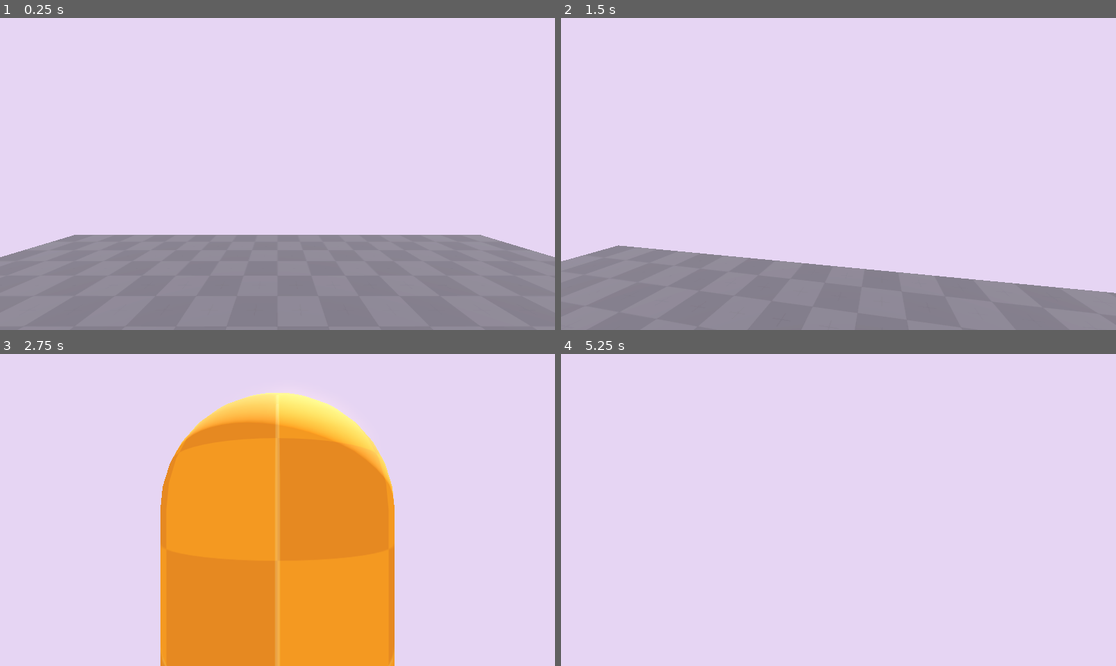
Above: before the commit, frames 1-4 (two rows, left to right).
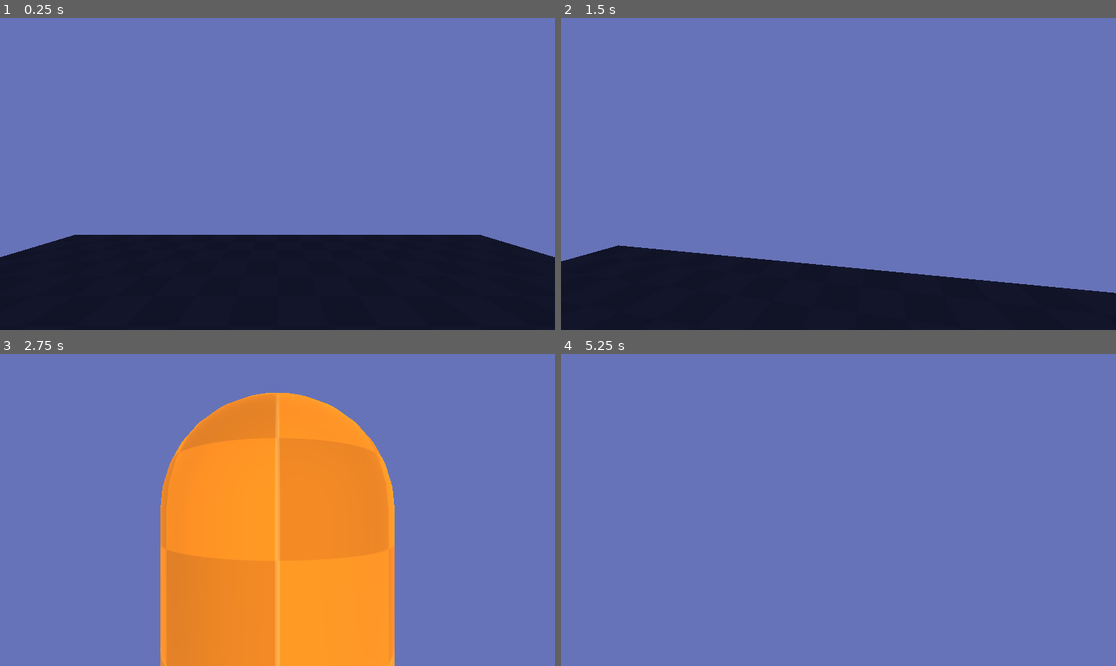
Above: after the commit, the same moments.

Repository: FroggLeo/driving-game
Game: Godot game, scene res://world.tscn
Same seed, same stepped clock (60 frames per second), same inputs: the game is played once before the commit and once after it.
Inputs (mouse positions are in pixels of both pictures, inside the frame that each line leads up to):
- Up to frame 1 (0.25 s): no input
- Up to frame 2 (1.5 s): tap Enter at 0.5 s; move the mouse to (866, 174) at 0.52 s; hold Right mouse button (move_camera) 0.53-1.28 s; hold W (move_forward) from 0.53 s (still down); tap Space (jump) at 0.77 s; move the mouse to (810, 174) at 1.27 s; tap Mouse wheel up (zoom_in) at 1.35 s
- Up to frame 3 (2.75 s): keep holding W (move_forward); tap Space (jump) at 1.52 s; move the mouse to (288, 503) at 2.02 s; hold Mouse wheel down (zoom_out) from 2.03 s (still down)
- Up to frame 4 (5.25 s): move the mouse to (810, 572) at 2.77 s; release Mouse wheel down (zoom_out) at 2.78 s; tap Alt at 2.85 s; tap Space (jump) at 3.02, 3.5, 3.77, 4.52 s; move the mouse to (1005, 556) at 3.52 s; release W (move_forward) at 3.53 s; hold A (move_left) 3.53-5.03 s; tap Shift at 3.6 s; move the mouse to (672, 463) at 4.27 s; right-click (672, 463) at 4.35 s; tap Enter at 5 s; move the mouse to (866, 510) at 5.02 s; hold S (move_back) from 5.03 s (still down); hold Mouse wheel up (zoom_in) from 5.03 s (still down)

The runs differ from the first frame. In frame 1, 100% of the frame differs, in the area x 0-100%, y 0-100%; in frame 2, 100%; in frame 3, 69%; in frame 4, 100%.

Commit message:
add sun and moon for environment

Diff:
--- /dev/null
+++ b/godot_project/environment/sky.gd
@@ -0,0 +1,11 @@
+extends WorldEnvironment
+
+
+# Called when the node enters the scene tree for the first time.
+func _ready() -> void:
+	pass # Replace with function body.
+
+
+# Called every frame. 'delta' is the elapsed time since the previous frame.
+func _process(delta: float) -> void:
+	pass
--- /dev/null
+++ b/godot_project/environment/sky.gdshader
@@ -0,0 +1,7 @@
+shader_type sky;
+
+uniform vec3 skyColor : source_color;
+
+void sky() {
+	COLOR = skyColor;
+}
--- /dev/null
+++ b/godot_project/environment/sky.tscn
@@ -0,0 +1,40 @@
+[gd_scene load_steps=7 format=3 uid="uid://cmvvu0pixwdta"]
+
+[ext_resource type="Shader" uid="uid://c74ktvjqn23l7" path="res://environment/sky.gdshader" id="1_gr5xt"]
+[ext_resource type="Script" uid="uid://bhq4nv4os3os0" path="res://environment/sky.gd" id="2_dptxg"]
+
+[sub_resource type="ShaderMaterial" id="ShaderMaterial_gr5xt"]
+shader = ExtResource("1_gr5xt")
+shader_parameter/skyColor = Color(0.40432602, 0.4500072, 0.72233397, 1)
+
+[sub_resource type="Sky" id="Sky_dptxg"]
+sky_material = SubResource("ShaderMaterial_gr5xt")
+
+[sub_resource type="Environment" id="Environment_py8sg"]
+background_mode = 2
+sky = SubResource("Sky_dptxg")
+ambient_light_source = 3
+
+[sub_resource type="SphereMesh" id="SphereMesh_gr5xt"]
+
+[node name="sky" type="WorldEnvironment"]
+environment = SubResource("Environment_py8sg")
+script = ExtResource("2_dptxg")
+
+[node name="sun" type="Node3D" parent="."]
+
+[node name="MeshInstance3D" type="MeshInstance3D" parent="sun"]
+transform = Transform3D(1, 0, 0, 0, 1, 0, 0, 0, 1, 0, 0, 3)
+mesh = SubResource("SphereMesh_gr5xt")
+
+[node name="DirectionalLight3D" type="DirectionalLight3D" parent="sun/MeshInstance3D"]
+
+[node name="moon" type="Node3D" parent="."]
+
+[node name="MeshInstance3D" type="MeshInstance3D" parent="moon"]
+transform = Transform3D(1, 0, 0, 0, 1, 0, 0, 0, 1, 0, 0, -3)
+mesh = SubResource("SphereMesh_gr5xt")
+
+[node name="DirectionalLight3D" type="DirectionalLight3D" parent="moon/MeshInstance3D"]
+transform = Transform3D(1, 0, 0, 0, -1, -8.742278e-08, 0, 8.742278e-08, -1, 0, 0, 0)
+light_energy = 0.12
--- a/godot_project/sky.gdshader
+++ /dev/null
@@ -1,8 +0,0 @@
-shader_type sky;
-
-uniform vec3 skyColor : source_color;
-
-void sky() {
-	// Called for every visible pixel in the sky background, as well as all pixels
-	// in the radiance cubemap.
-}
--- a/godot_project/sky.tscn
+++ /dev/null
@@ -1,3 +0,0 @@
-[gd_scene format=3 uid="uid://cmvvu0pixwdta"]
-
-[node name="Sky" type="WorldEnvironment"]
--- a/godot_project/world.tscn
+++ b/godot_project/world.tscn
@@ -1,31 +1,8 @@
-[gd_scene load_steps=11 format=3 uid="uid://7grxhc34xo4f"]
+[gd_scene load_steps=8 format=3 uid="uid://7grxhc34xo4f"]
 
 [ext_resource type="PackedScene" uid="uid://bjkm6ximd4nus" path="res://player/player.tscn" id="1_f3sb7"]
 [ext_resource type="Texture2D" uid="uid://4y8kw5fqwwxu" path="res://addons/kenney_prototype_textures/dark/texture_09.png" id="1_fj7yv"]
-
-[sub_resource type="Shader" id="Shader_fj7yv"]
-code = "shader_type sky;
-
-uniform vec3 skyColor : source_color;
-
-void sky() {
-	COLOR = skyColor;
-}
-"
-
-[sub_resource type="ShaderMaterial" id="ShaderMaterial_aqk2v"]
-shader = SubResource("Shader_fj7yv")
-shader_parameter/skyColor = Color(0.8091264, 0.718837, 0.9020615, 1)
-
-[sub_resource type="Sky" id="Sky_036b0"]
-sky_material = SubResource("ShaderMaterial_aqk2v")
-
-[sub_resource type="Environment" id="Environment_dwbse"]
-background_mode = 2
-sky = SubResource("Sky_036b0")
-ambient_light_source = 3
-tonemap_mode = 2
-glow_enabled = true
+[ext_resource type="PackedScene" uid="uid://cmvvu0pixwdta" path="res://environment/sky.tscn" id="3_tlwt5"]
 
 [sub_resource type="PhysicsMaterial" id="PhysicsMaterial_gv5m4"]
 
@@ -41,13 +18,6 @@
 size = Vector3(10, 1, 10)
 
 [node name="World" type="Node3D"]
-
-[node name="WorldEnvironment" type="WorldEnvironment" parent="."]
-environment = SubResource("Environment_dwbse")
-
-[node name="DirectionalLight3D" type="DirectionalLight3D" parent="."]
-transform = Transform3D(-0.8660254, -0.43301278, 0.25, 0, 0.49999997, 0.86602545, -0.50000006, 0.75, -0.43301266, 0, 0, 0)
-shadow_enabled = true
 
 [node name="floor" type="StaticBody3D" parent="."]
 transform = Transform3D(1, 0, 0, 0, 1, 0, 0, 0, 1, 0, 1, 0)
@@ -65,3 +35,5 @@
 
 [node name="CharacterBody3D" parent="." instance=ExtResource("1_f3sb7")]
 transform = Transform3D(1, 0, 0, 0, 1, 0, 0, 0, 1, 0, 0.5, 0)
+
+[node name="Node3D" parent="." instance=ExtResource("3_tlwt5")]
Not shown, added: godot_project/environment/sky.gd.uid
Renamed: godot_project/sky.gdshader.uid -> godot_project/environment/sky.gdshader.uid
